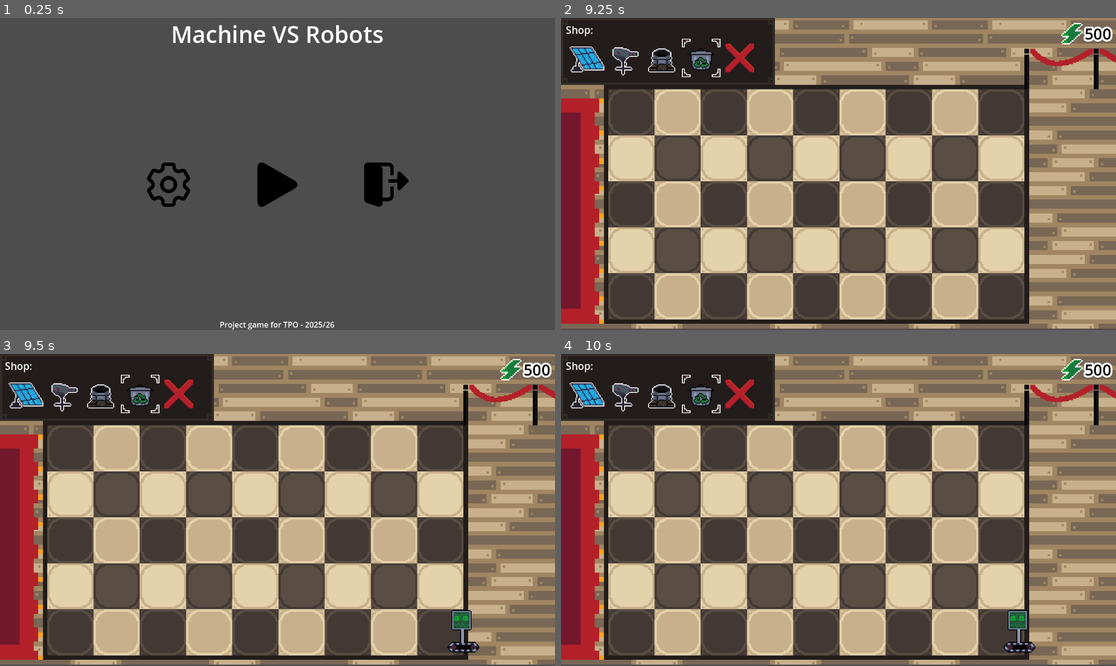
Above: before the commit, frames 1-4 (two rows, left to right).
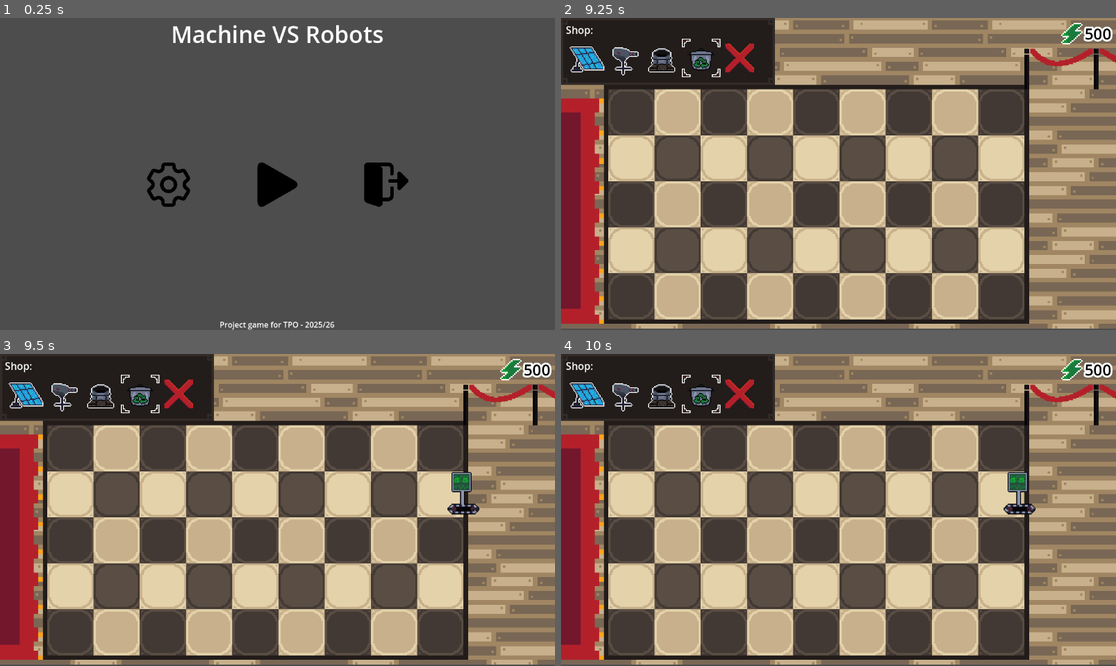
Above: after the commit, the same moments.

Repository: AuraDvin/MvR
Game: Godot game, scene res://levels/menus/main_menu/main_menu.tscn
The game is run twice, just before and just after one commit, with the same random seed, the same clock (stepped at 60 frames per second) and the same inputs.
Inputs (mouse positions are in pixels of both pictures, inside the frame that each line leads up to):
- Up to frame 1 (0.25 s): no input
- Up to frame 2 (9.25 s): click (838, 183) at 0.5 s; click "1" at 1.25 s; click (588, 58) at 2 s; click (622, 58) at 2.75 s; click (660, 58) at 3.5 s; click (699, 58) at 4.25 s; click (738, 58) at 5 s; tap Enter (ui_accept) at 5.75, 6.02, 6.5, 6.77, 7.25, 8, 8.27, 8.75, 9.02 s; move the mouse to (816, 205) at 5.77 s; hold Right (ui_right) 5.78-6.53 s; click (816, 205) at 5.92 s; move the mouse to (727, 189) at 6.52 s; hold Left (ui_left) 6.53-7.28 s; move the mouse to (894, 105) at 7.27 s; hold Right (ui_right) 7.28-8.78 s; move the mouse to (810, 236) at 8.02 s; click (810, 236) at 8.17 s; move the mouse to (1005, 220) at 8.77 s; hold Left (ui_left) from 8.78 s (still down)
- Up to frame 3 (9.5 s): keep holding Left (ui_left)
- Up to frame 4 (10 s): keep holding Left (ui_left); move the mouse to (672, 463) at 9.52 s; tap Enter (ui_accept) at 9.77 s

Frames 1-2 are identical in both runs. In frame 3, 0.9% of the frame differs, in the area x 80-87%, y 37-96%; in frame 4, 0.9%.

Commit message:
win condition fix + code cleanup

Diff:
--- a/levels/basic_level/basic_level.gd
+++ b/levels/basic_level/basic_level.gd
@@ -1,5 +1,7 @@
 extends Node2D
 class_name BasicLevel
+
+signal energy_changed(newAmount: int)
 
 @onready var lanes = $Lanes
 @onready var grid_towers = $Towers
@@ -8,30 +10,30 @@
 @onready var pause_popout = $PausePopout
 @onready var soundtrack: AudioStreamPlayer2D = $"../Soundtrack"
 
+var lane_count = 5
 var cooldown = 0.5
+var grid_spaces = {}
+var current_wave_max_score: int = 999999
+
+var stop_spawning = false
 var local_cooldown = 0
-var grid_spaces = {}
-var current_wave_max_score: int
-var current_wave_score: int
-
-@export var lane_count = 5
-
-signal energy_changed(newAmount: int)
-
-# Todo
+var current_wave_score: int = -999999
+
+
 var towers = [
 	preload("res://characters/towers/solar_pannel/solar_pannel.tscn"),
 	preload("res://characters/towers/basic_tower/basic_tower.tscn"),
 	preload("res://characters/towers/mortar/mortar.tscn"),
 ]
+
 var enemies = [
 	preload("res://characters/enemies/basic_enemy/basic_enemy.tscn"),
 	preload("res://characters/enemies/shielded_enemy/shielded_enemy.tscn"),
 	preload("res://characters/enemies/fast_enemy/fast_enemy.tscn")
 ]
 
-# Called when the node enters the scene tree for the first time.
 func _ready():
+	$AcceptDialog.visible = false
 	$EnemySpawnTimer.start(RandomNumberGenerator.new().randf_range(7, 11))
 	lane_count = $Lanes.get_child_count()
 	$"../Hud".connect("_mode_selectd", _mode_selected)
@@ -42,7 +44,7 @@
 		for es in data.enemy_queue:
 			for e in es:
 				# Get the amount of score for each enemy
-				print(e.type, " this many times ->", e.count)
+				# print(e.type, " this many times ->", e.count)
 				var tmp_enemy = enemies[(int)(e.type)].instantiate()
 				data.max_score += tmp_enemy.score
 				tmp_enemy.queue_free()
@@ -57,27 +59,30 @@
 			for enemy: Enemy in lane.get_children():
 				enemy.defeated.connect(update_score)
 
-func free() -> void:
-	# todo: if going to pause/settings
-	#LevelDataManager.save_state(self)
-	# todo: if exiting to level select
-	#LevelDataManager.remove_existant_data()
-	pass
-
 # Called every frame. 'delta' is the elapsed time since the previous frame.
 func _process(delta):
 	local_cooldown -= delta
-	#if current_wave_score >= current_wave_max_score/2:
-		#$EnemySpawnTimer.stop()
-		#_on_enemy_spawn_timer_timeout()
+	if stop_spawning:
+		var iii = 0
+		for lane1 in lanes.get_children():
+			# print("count", lane1.get_child_count())
+			if lane1.get_child_count() == 0:
+				iii += 1
+		# print("final count", iii)
+		if iii >= lane_count:
+			$AcceptDialog.visible = true
+		return
+
+	if current_wave_score >= (current_wave_max_score / 2.0):
+		$EnemySpawnTimer.emit_signal("timeout")
 
 func _input(event: InputEvent) -> void:
 	if event.is_action_released("ui_cancel"):
 		pause_popout.visible = not pause_popout.visible
 
-
 func _on_grid_clicked_on_grid(tile_position, tile_size):
 	var player = $"../Player"
+	var energy
 	if player.holding == player.hand.NONE:
 		var selected = grid_spaces.get(tile_position)
 		if selected == null:
@@ -89,7 +94,7 @@
 		var deleting_tower = grid_spaces.get(tile_position)
 		if deleting_tower == null:
 			return
-		var energy = player.spend_energy(-deleting_tower.return_price)
+		energy = player.spend_energy(-deleting_tower.return_price)
 		emit_signal("energy_changed", energy)
 		deleting_tower.queue_free()
 		empty_selection()
@@ -101,7 +106,7 @@
 		return
 	var new_tower = towers[player.holding].instantiate()
 	await get_tree().process_frame
-	var energy = player.spend_energy(new_tower.price)
+	energy = player.spend_energy(new_tower.price)
 	if energy < 0:
 		print_debug("premalo energije")
 		return
@@ -119,31 +124,38 @@
 	empty_selection()
 
 func _on_enemy_spawn_timer_timeout():
+	# Already spawned last wave
+	if stop_spawning:
+		return
+
+	var next_wave = LevelDataManager.current_level_data.enemy_queue.pop_front()
+
+	if next_wave == null:
+		stop_spawning = true
+		print_debug("last wave has spawned already")
+		return
+
+	spawn_wave(next_wave)
+
 	var rng = RandomNumberGenerator.new()
-	var lane = rng.randi_range(0, self.lane_count - 1) # From to is inclusive
-	var next_wave = LevelDataManager.current_level_data.enemy_queue.pop_front()
-
-	# No remaining waves
-	if next_wave == null:
-		#print_debug("last wave has spawned already")
-		# todo: if no more enemies, finish level
-		return
-
+	$EnemySpawnTimer.start(rng.randf_range(7, 11))
+
+func spawn_wave(next_wave):
+	var rng = RandomNumberGenerator.new()
 	current_wave_max_score = 0
 	current_wave_score = 0
-
 	for e_data in next_wave:
 		for i in e_data.count:
+			var lane = rng.randi_range(0, self.lane_count - 1)
 			var enemy_inst = enemies[e_data.type].instantiate()
 			enemy_inst.defeated.connect(update_score)
 			current_wave_max_score += enemy_inst.score
 			enemy_inst.line = lane
 			enemy_inst.position = _get_enemy_spawn_position(lane)
 			$Lanes.get_child(lane).add_child(enemy_inst)
-	$EnemySpawnTimer.start(rng.randf_range(7, 11))
+	print_debug("current wave has a max score of ", current_wave_max_score)
 
 func update_score(score: int):
-	print("updating score")
 	current_wave_score += score
 	LevelDataManager.current_level_data.current_score += score
 
@@ -162,7 +174,6 @@
 	player.holding = player.hand.NONE
 	$"../Hud"._hide_upgrades()
 
-
 func _on_tower_health_gone(deleting_tower):
 	if deleting_tower == null:
 		print_debug("deleting null tower after destruction")
@@ -171,11 +182,29 @@
 		$"../Hud"._hide_upgrades()
 	deleting_tower.queue_free()
 
+func win():
+	var basename: String = LevelDataManager.current_level_name.get_basename()
+	LevelDataManager.remove_existant_data()
+	var level_num: int = int(basename[-1])
+	PlayerConfig.last_beat_level = level_num
+	print_debug("Level Beaten", PlayerConfig.last_beat_level)
+	$AcceptDialog.visible = false
+	SceneSwitcher.returnToPrevScene()
 
 func _on_pause_popout_index_pressed(index: int) -> void:
 	if index == 0:
-		LevelDataManager.save_state(self)
+		# LevelDataManager.save_state(self)
+		LevelDataManager.save_state.call_deferred(self)
 		SceneSwitcher.switchScene("res://levels/menus/settings/settings.tscn")
 	elif index == 1:
-		LevelDataManager.remove_existant_data()
+		LevelDataManager.remove_existant_data.call_deferred()
 		SceneSwitcher.returnToPrevScene()
+
+func _on_accept_dialog_confirmed() -> void:
+	win()
+
+func _on_accept_dialog_canceled() -> void:
+	win()
+
+func _on_accept_dialog_close_requested() -> void:
+	win()
